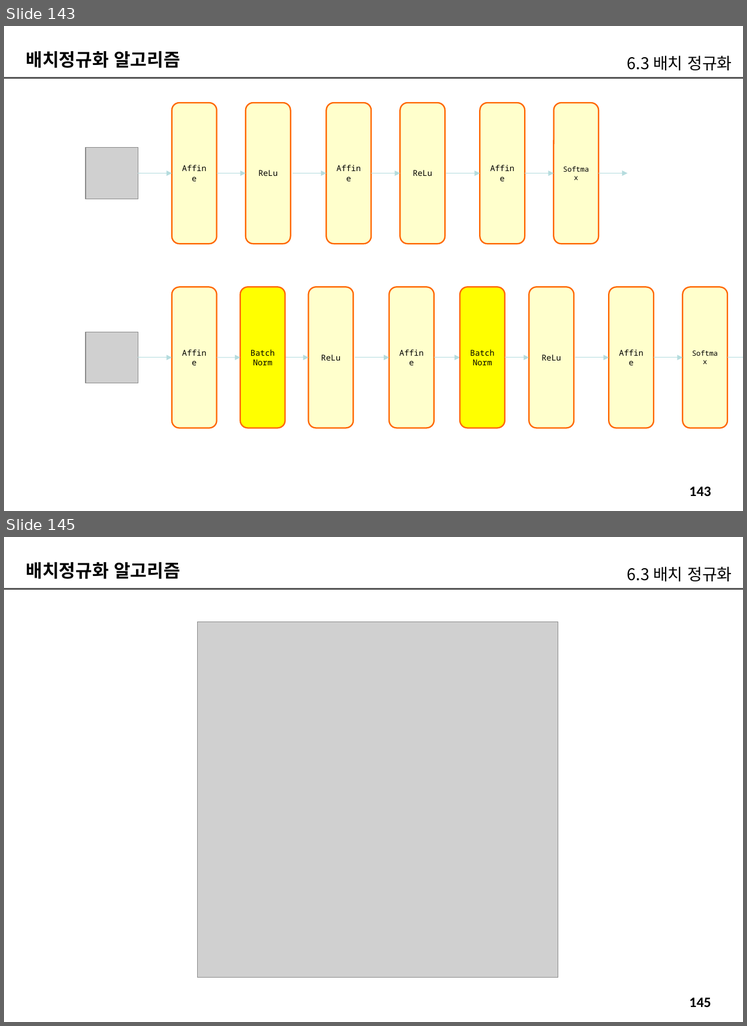
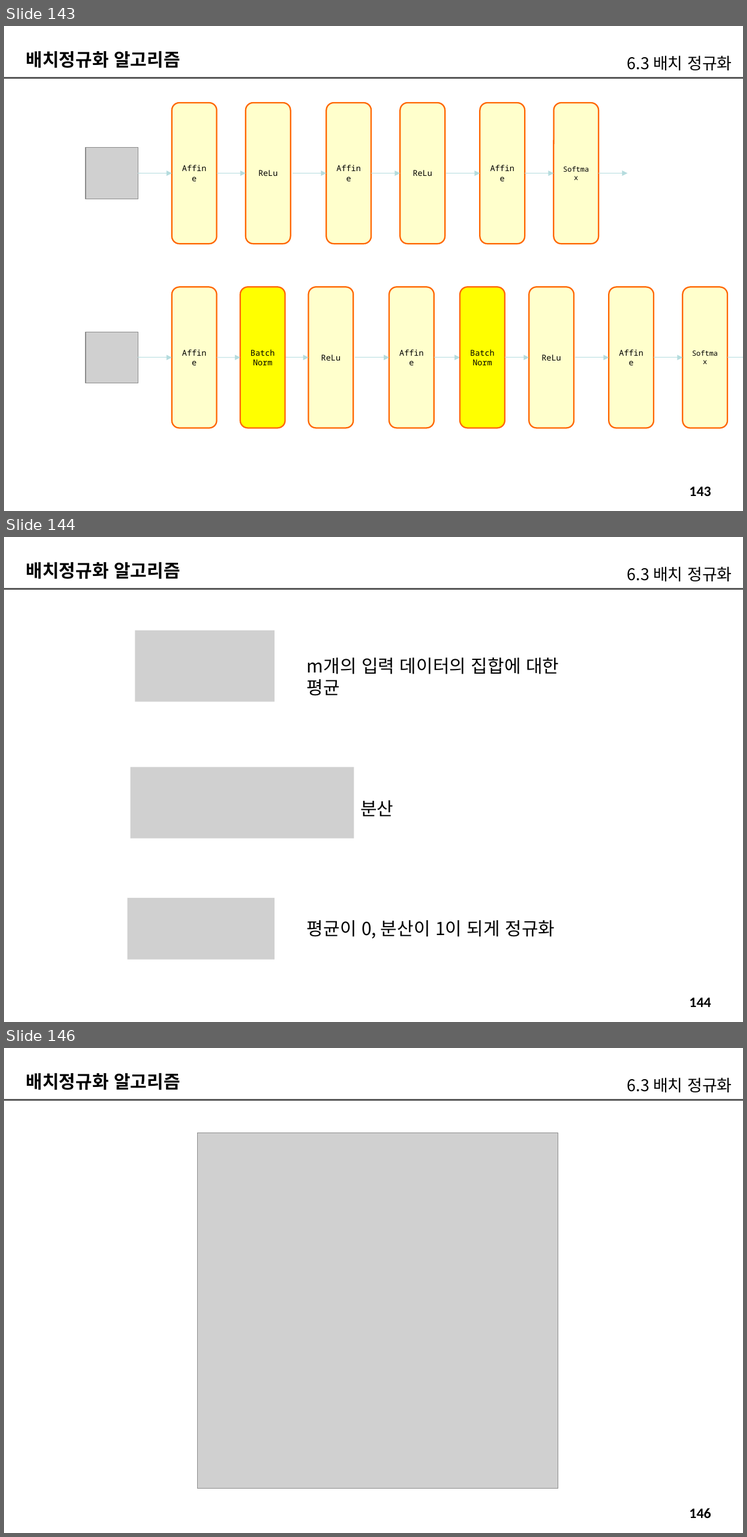
Before and after one commit to imguru-mooc/deep_learning_nlp, a slide deck: 인공지능_자연어처리_2_판서.pptx. Shown one above the other, each under a label of ours: slides 143 and 145 before the commit, slides 143, 144 and 146 after it; the slides between them are not shown. The pictures are 747x1026 and 747x1537 pixels, drawn with LibreOffice and Linux fonts; fonts in the diff are those of the drawing; grey boxes stand for pictures. Boxes give left, top, right and bottom in pixels: in the first picture for what was removed or moved away, otherwise in the second. Text is boxed around its words. In the diff, an @@ line names an element or a change of style, - is before the commit and + after.

```diff
--- a/인공지능_자연어처리_2_판서.pptx
+++ b/인공지능_자연어처리_2_판서.pptx
@@ slide 144 added at bbox=[4, 537, 743, 1022], background #FFFFFF; not listed: 2 template elements that a slide beside it also shows @@
@@ text added at bbox=[26, 562, 180, 579], 20 pt, text #000000, bold @@
+배치정규화 알고리즘
@@ text added at bbox=[627, 566, 732, 581], 18 pt, text #000000 @@
+6.3 배치 정규화
@@ picture added at bbox=[135, 630, 275, 701] @@
@@ text added at bbox=[307, 658, 559, 696], 20 pt, text #000000 @@
+m개의 입력 데이터의 집합에 대한 평균
@@ picture added at bbox=[130, 767, 354, 839] @@
@@ text added at bbox=[360, 800, 393, 817], 20 pt, text #000000 @@
+분산
@@ picture added at bbox=[128, 898, 275, 959] @@
@@ text added at bbox=[307, 920, 555, 939], 20 pt, text #000000 @@
+평균이 0, 분산이 1이 되게 정규화
@@ what was slide 145 is now slide 146 @@
@@ page number at bbox=[689, 1508, 711, 1518]: text changed @@
-145
+146
```
Also in this commit, not shown: 3 slides changed, 1 other slide added, 1 slide removed.
